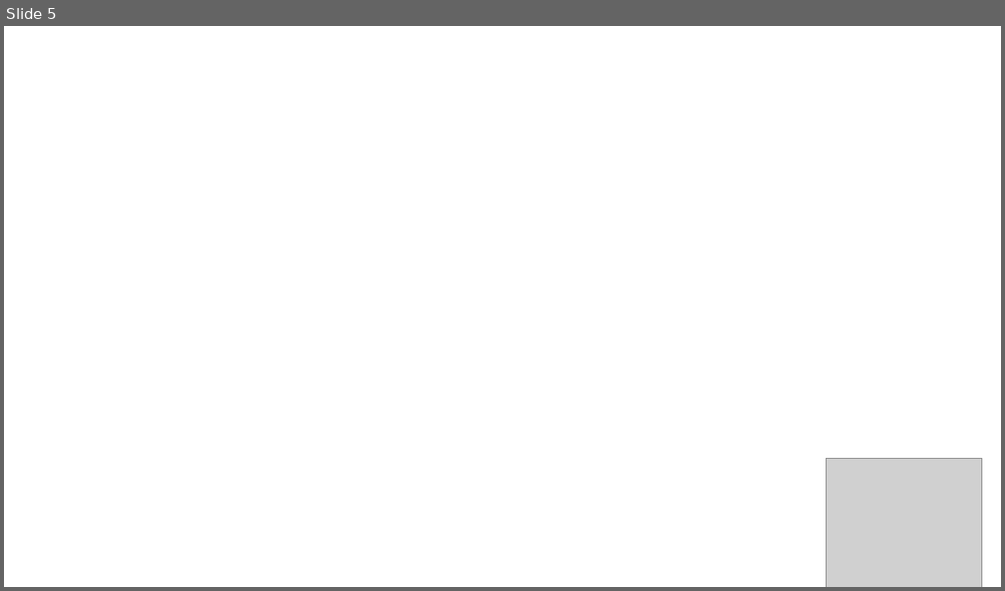
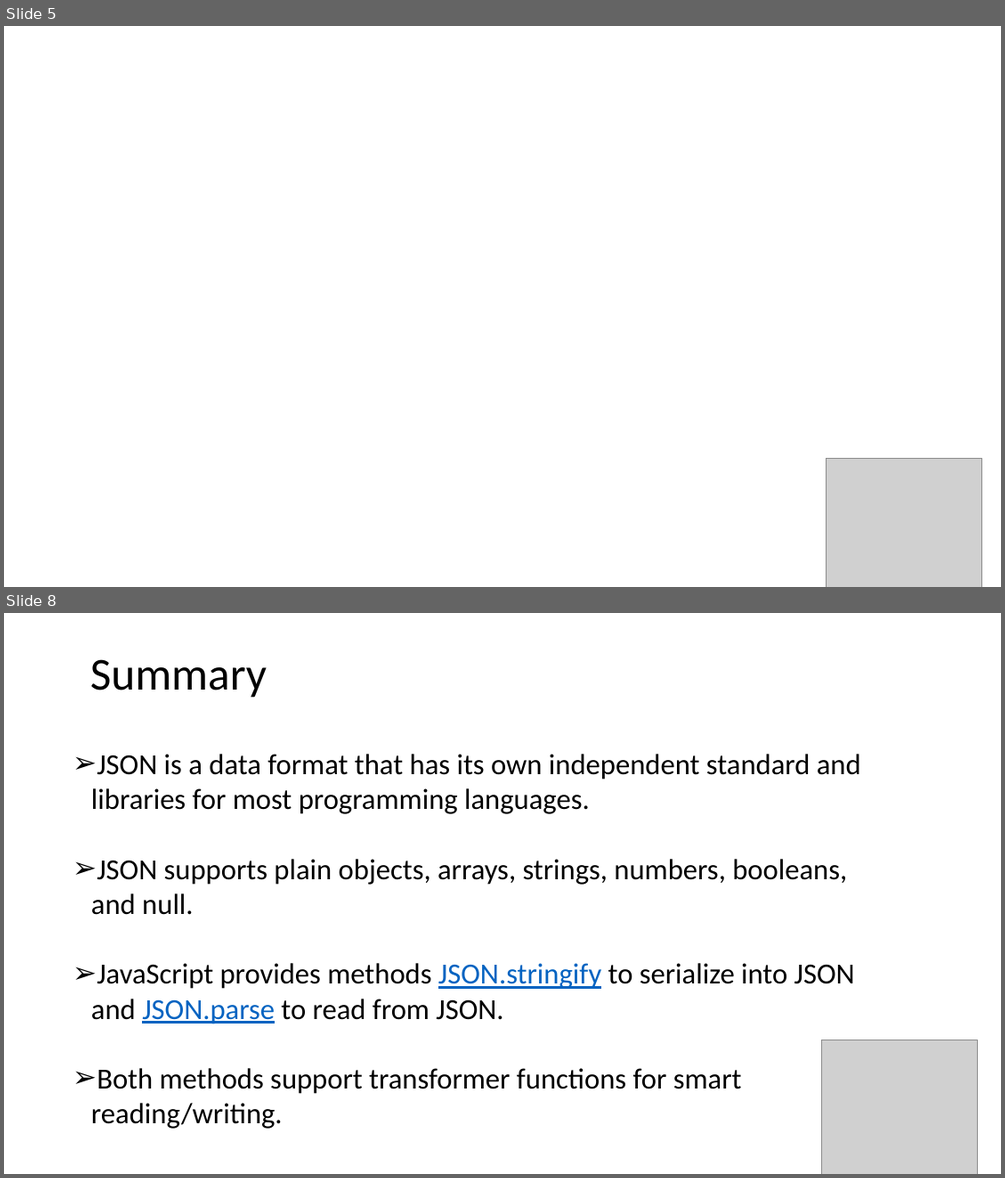
Before and after one commit to FiveMinCode/JSON, a slide deck: JSON.pptx. Shown one above the other, each under a label of ours: slide 5 before the commit, slides 5 and 8 after it; the slides between them are not shown. The pictures are 1005x591 and 1005x1178 pixels, drawn with LibreOffice and Linux fonts; fonts in the diff are those of the drawing; grey boxes stand for pictures; background and template pictures are left out. Boxes give left, top, right and bottom in pixels: in the first picture for what was removed or moved away, otherwise in the second. Text is boxed around its words. In the diff, an @@ line names an element or a change of style, - is before the commit and + after.

Commit message:
Json file

```diff
--- a/JSON.pptx
+++ b/JSON.pptx
@@ slide 8 added at <box>4,613,1001,1174</box>, background #FFFFFF @@
@@ title added at <box>90,659,267,698</box>, 44 pt, text #000000 @@
+Summary
@@ text added at <box>91,754,861,1128</box>, 28 pt, text #000000 @@
+➢ JSON is a data format that has its own independent standard and libraries for most programming languages.
+➢ JSON supports plain objects, arrays, strings, numbers, booleans, and null.
+➢ JavaScript provides methods JSON.stringify to serialize into JSON and JSON.parse to read from JSON.
+➢ Both methods support transformer functions for smart reading/writing.
@@ picture added at <box>821,1040,977,1174</box> @@
```
Also in this commit, not shown: 4 slides changed, 1 other slide added, 1 other file.
